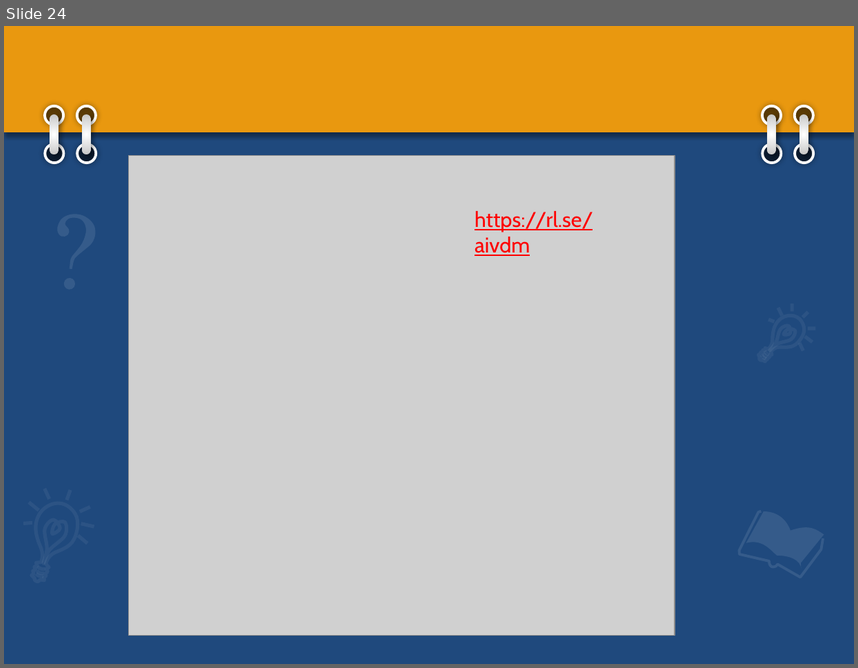
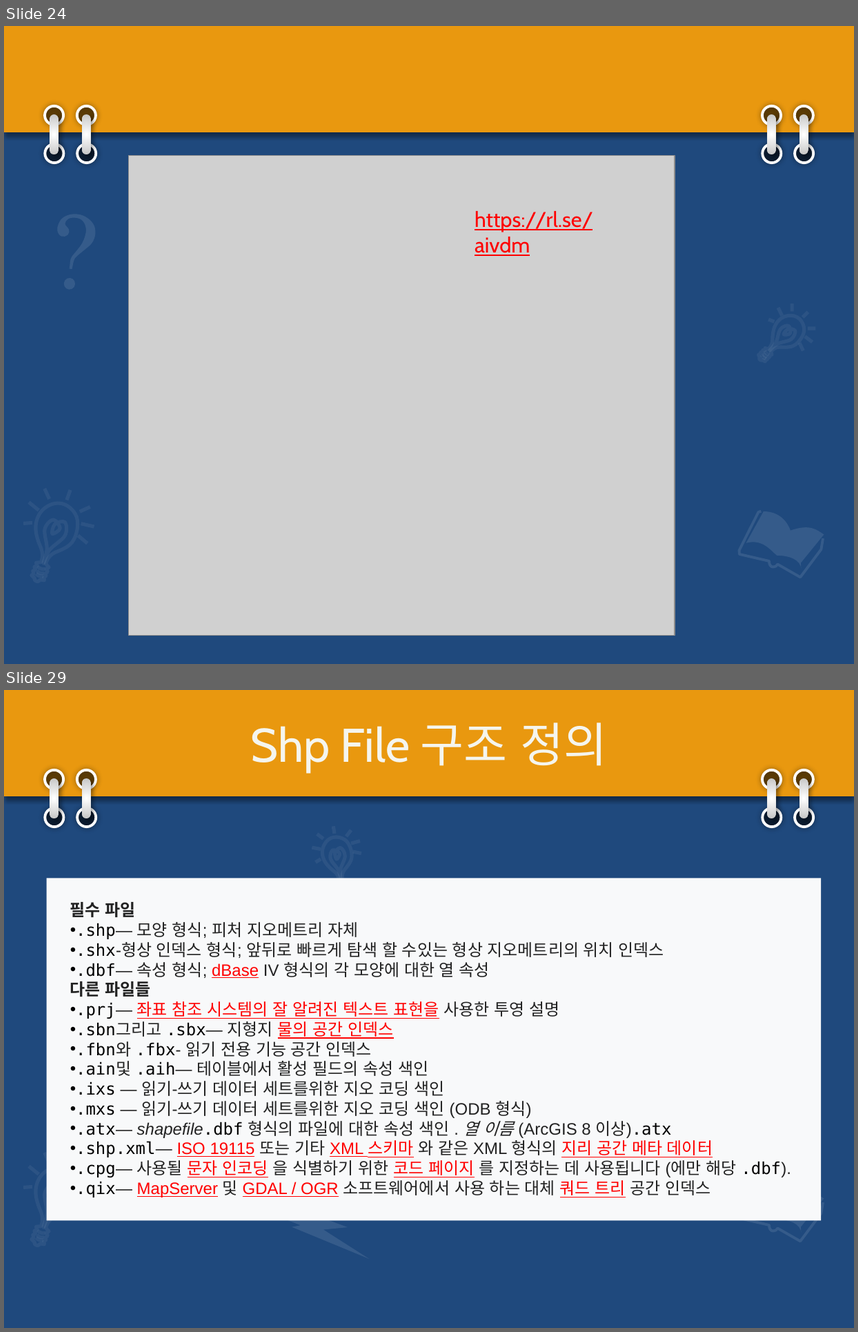
Before and after one commit to aliasgis/uostech, a slide deck: 측량정보공학특론.pptx. Shown one above the other, each under a label of ours: slide 24 before the commit, slides 24 and 29 after it; the slides between them are not shown. The pictures are 858x668 and 858x1332 pixels, drawn with LibreOffice and Linux fonts; fonts in the diff are those of the drawing; grey boxes stand for pictures. Boxes give left, top, right and bottom in pixels: in the first picture for what was removed or moved away, otherwise in the second. Text is boxed around its words. In the diff, an @@ line names an element or a change of style, - is before the commit and + after.

```diff
--- a/측량정보공학특론.pptx
+++ b/측량정보공학특론.pptx
@@ slide 29 added at (4, 690, 854, 1328), background #FFFFFF; not listed: 23 template elements that a slide beside it also shows @@
@@ title added at (251, 722, 608, 772), 40 pt, text #F5F5EE @@
+Shp File 구조 정의
@@ group added at (312, 826, 361, 896): 7 lines, 2 freeform shapes @@
@@ text added at (47, 874, 821, 1225), fill #F8F9FA, 14 pt, text #222222 @@
+필수 파일
+• .shp— 모양 형식; 피처 지오메트리 자체
+• .shx-형상 인덱스 형식; 앞뒤로 빠르게 탐색 할 수있는 형상 지오메트리의 위치 인덱스
+• .dbf— 속성 형식; dBase IV 형식의 각 모양에 대한 열 속성
+다른 파일들
+• .prj— 좌표 참조 시스템의 잘 알려진 텍스트 표현을 사용한 투영 설명
+• .sbn그리고 .sbx— 지형지 물의 공간 인덱스
+• .fbn와 .fbx- 읽기 전용 기능 공간 인덱스
+• .ain및 .aih— 테이블에서 활성 필드의 속성 색인
+• .ixs — 읽기-쓰기 데이터 세트를위한 지오 코딩 색인
+• .mxs — 읽기-쓰기 데이터 세트를위한 지오 코딩 색인 (ODB 형식)
+• .atx— shapefile.dbf 형식의 파일에 대한 속성 색인 . 열 이름 (ArcGIS 8 이상).atx
+• .shp.xml— ISO 19115 또는 기타 XML 스키마 와 같은 XML 형식의 지리 공간 메타 데이터
+• .cpg— 사용될 문자 인코딩 을 식별하기 위한 코드 페이지 를 지정하는 데 사용됩니다 (에만 해당 .dbf).
+• .qix— MapServer 및 GDAL / OGR 소프트웨어에서 사용 하는 대체 쿼드 트리 공간 인덱스
@@ freeform shape added at (257, 1188, 370, 1259), fill #FFFFFF at 10% opacity @@
```
Also in this commit, not shown: 6 other slides added, 7 other files.
